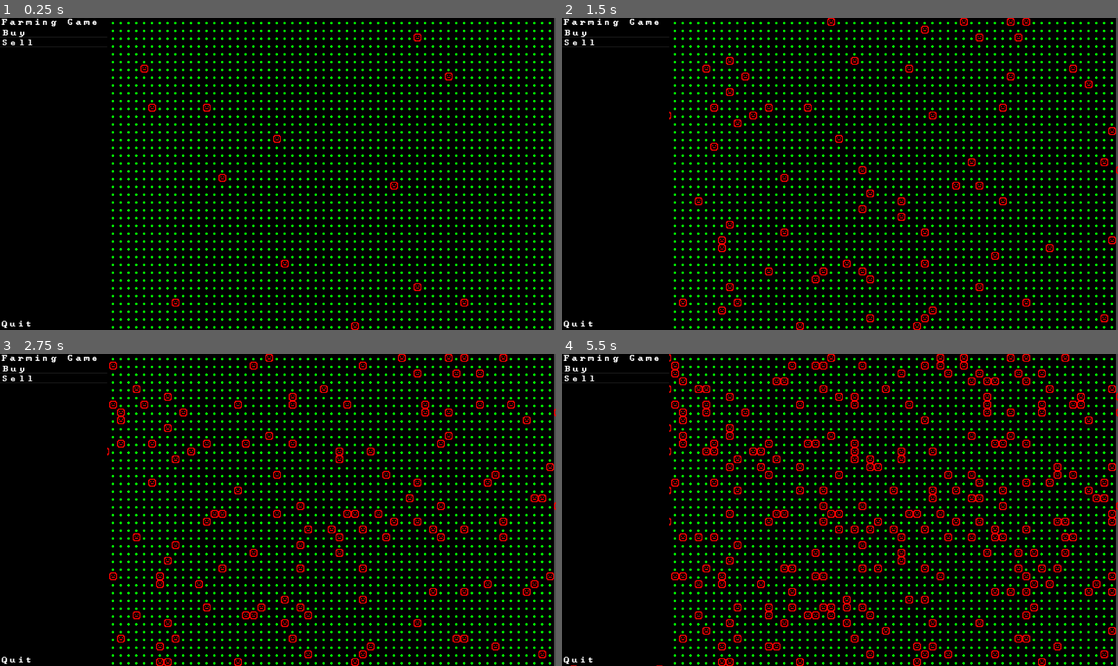
Above: before the commit, frames 1-4 (two rows, left to right).
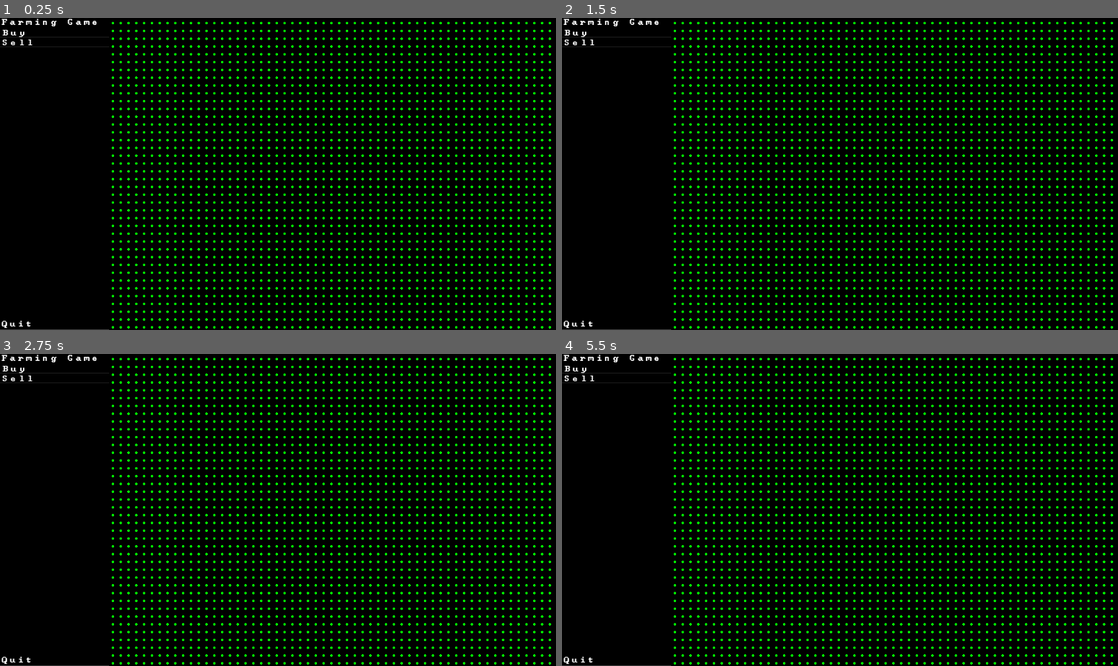
Above: after the commit, the same moments.

Repository: TylerDMielke/GDAsciiFarm
Game: Godot game, scene res://scenes/test_level.tscn
Same seed, same stepped clock (60 frames per second), same inputs: the game is played once before the commit and once after it.
Inputs:
- Up to frame 1 (0.25 s): no input
- Up to frame 2 (1.5 s): no input
- Up to frame 3 (2.75 s): no input
- Up to frame 4 (5.5 s): no input

The runs differ from the first frame. In frame 1, 0.8% of the frame differs, in the area x 0-100%, y 0-100%; in frame 2, 2.2%; in frame 3, 3.7%; in frame 4, 6.9%.

Commit message:
fix misc

Diff:
--- a/scenes/game_map.tscn
+++ b/scenes/game_map.tscn
@@ -4,6 +4,7 @@
 [ext_resource type="PackedScene" uid="uid://bv0ux3dbjh8v" path="res://scenes/tile_map_myne.tscn" id="2_e7h3h"]
 
 [node name="GameMap" type="Node2D"]
+position = Vector2(224, 0)
 script = ExtResource("1_lv0ab")
 
 [node name="Background" parent="." instance=ExtResource("2_e7h3h")]
--- a/scenes/sidebar_buy.tscn
+++ b/scenes/sidebar_buy.tscn
@@ -4,8 +4,8 @@
 
 [node name="SidebarBuy" type="MarginContainer"]
 z_index = 1
-offset_right = 220.0
-offset_bottom = 639.0
+offset_right = 224.0
+offset_bottom = 640.0
 script = ExtResource("1_vw21r")
 
 [node name="PanelContainer" type="PanelContainer" parent="."]
--- a/scenes/sidebar_home.tscn
+++ b/scenes/sidebar_home.tscn
@@ -4,8 +4,8 @@
 
 [node name="SidebarHome" type="MarginContainer"]
 z_index = 1
-offset_right = 220.0
-offset_bottom = 638.0
+offset_right = 224.0
+offset_bottom = 640.0
 script = ExtResource("1_q1agm")
 
 [node name="PanelContainer" type="PanelContainer" parent="."]
--- a/scripts/test_level.gd
+++ b/scripts/test_level.gd
@@ -18,16 +18,15 @@
 
 
 func _process(_delta):
-	var rand_point: Vector2i = Vector2i(randi_range(0, game_map.map_size.x), randi_range(0, game_map.map_size.y))
-	game_map.update_foreground(rand_point, game_map.TILES.STRAIGHT_FACE, Color.RED)
+	pass
 
 
 func _on_debug_timer_timeout():
 	# Print debug messages
 	print(">>> DEBUG")
-	var rand_point: Vector2i = Vector2i(randi_range(0, game_map.map_size.x), randi_range(0, game_map.map_size.y))
-	var rand_color: Color = test_colors[randi_range(0, test_colors.size())-1]
-	game_map.update_foreground(rand_point, game_map.TILES.STRAIGHT_FACE, rand_color)
+	# var rand_point: Vector2i = Vector2i(randi_range(game_map.map_orig.x, game_map.map_size.x), randi_range(game_map.map_orig.y, game_map.map_size.y))
+	# var rand_color: Color = test_colors[randi_range(0, test_colors.size())-1]
+	# game_map.update_foreground(rand_point, game_map.TILES.STRAIGHT_FACE, rand_color)
 	print("<<< DEBUG")
 
 
